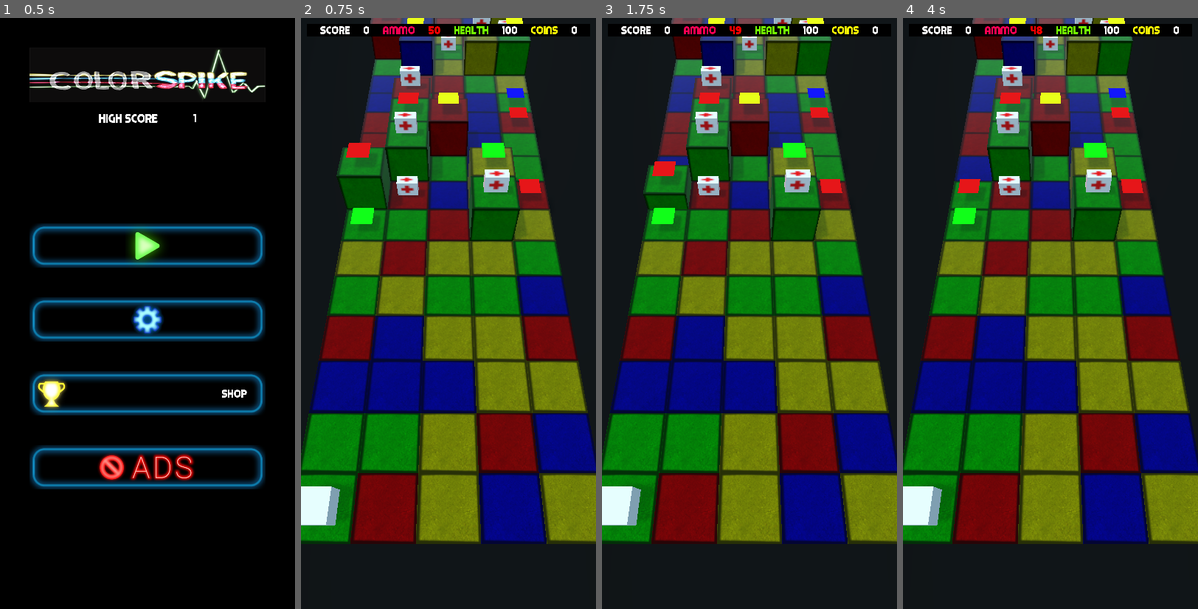
Above: before the commit, frames 1-4 (left to right).
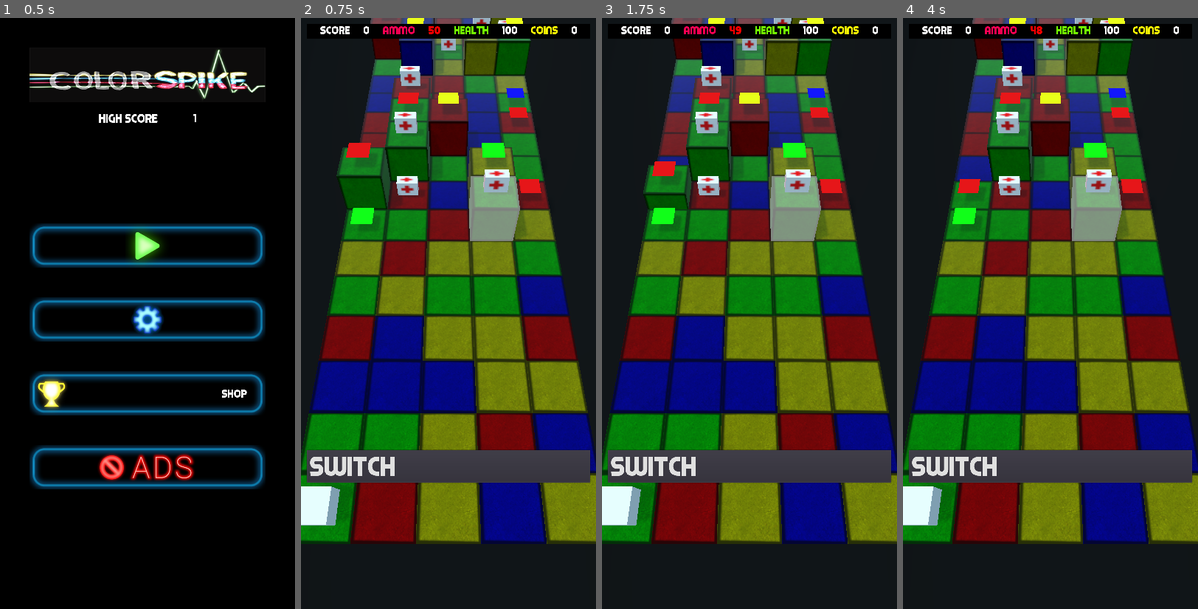
Above: after the commit, the same moments.

Repository: stevets/CSpike
Game: Godot game, scene res://Scenes/MainScreen.tscn
Two runs of this game, one before a commit and one after it. Both use one fixed random seed, a clock stepped at 60 frames per second and the inputs below.
Inputs (mouse positions are in pixels of both pictures, inside the frame that each line leads up to):
- Up to frame 1 (0.5 s): no input
- Up to frame 2 (0.75 s): click (448, 248) at 0.5 s
- Up to frame 3 (1.75 s): tap Enter at 1.25 s; move the mouse to (814, 283) at 1.27 s; hold Right (ui_right) from 1.28 s (still down); click (814, 283) at 1.42 s
- Up to frame 4 (4 s): tap Space at 2, 3.5 s; move the mouse to (991, 343) at 2.02 s; release Right (ui_right) at 2.03 s; hold Down (ui_down) 2.03-2.78 s; tap Enter at 2.75 s; move the mouse to (1080, 183) at 2.77 s; hold Right (ui_right) 2.78-3.53 s; move the mouse to (1035, 431) at 3.52 s; hold Up (ui_up) from 3.53 s (still down); click (1035, 431) at 3.67 s

Frame 1 is identical in both runs. In frame 2, 7.2% of the frame differs, in the area x 1-99%, y 3-79%; in frame 3, 7.2%; in frame 4, 7.2%.

Commit message:
medkit and ammo spirit problem

Diff:
--- a/Scenes/Globalnode.gd
+++ b/Scenes/Globalnode.gd
@@ -21,7 +21,6 @@
 						"coins": globals.coins,
 						"musicvolume": globals.music_volume,
 						"effectsvolume": globals.effects_volume,
-						"ammo": globals.ammo,
 						"health": globals.health}
 
 func _ready():
--- a/Scenes/main.tscn
+++ b/Scenes/main.tscn
@@ -70,6 +70,13 @@
 size = 40
 font_data = ExtResource( 20 )
 
+[sub_resource type="DynamicFontData" id=15]
+font_path = "res://Assets/Fonts/Piximisa.ttf"
+
+[sub_resource type="DynamicFont" id=16]
+size = 100
+font_data = SubResource( 15 )
+
 [node name="Main" type="Node"]
 script = ExtResource( 7 )
 
@@ -144,8 +151,8 @@
 script = ExtResource( 21 )
 
 [node name="ScoreBox" type="MarginContainer" parent="HUD"]
-visible = false
 anchor_right = 1.0
+anchor_bottom = 1.0
 custom_constants/margin_right = 20
 custom_constants/margin_top = 20
 custom_constants/margin_left = 20
@@ -154,29 +161,40 @@
 "_edit_use_anchors_": false
 }
 
-[node name="ColorRect" type="ColorRect" parent="HUD/ScoreBox"]
+[node name="Container" type="VBoxContainer" parent="HUD/ScoreBox"]
 margin_left = 20.0
 margin_top = 20.0
 margin_right = 980.0
-margin_bottom = 62.0
+margin_bottom = 1980.0
+rect_min_size = Vector2( 960, 50 )
+
+[node name="ColorRect" type="ColorRect" parent="HUD/ScoreBox/Container"]
+margin_right = 960.0
+margin_bottom = 50.0
+rect_min_size = Vector2( 960, 50 )
 color = Color( 0, 0, 0, 1 )
 
-[node name="HBoxContainer" type="HBoxContainer" parent="HUD/ScoreBox"]
+[node name="VBoxContainer" type="VBoxContainer" parent="HUD/ScoreBox"]
 margin_left = 20.0
 margin_top = 20.0
 margin_right = 980.0
-margin_bottom = 62.0
+margin_bottom = 1980.0
+custom_constants/separation = 1400
+
+[node name="HBoxContainer" type="HBoxContainer" parent="HUD/ScoreBox/VBoxContainer"]
+margin_right = 960.0
+margin_bottom = 42.0
 custom_constants/separation = 45
 alignment = 1
 
-[node name="Score" type="Label" parent="HUD/ScoreBox/HBoxContainer"]
+[node name="Score" type="Label" parent="HUD/ScoreBox/VBoxContainer/HBoxContainer"]
 margin_left = 38.0
 margin_right = 139.0
 margin_bottom = 42.0
 custom_fonts/font = SubResource( 5 )
 text = "Score"
 
-[node name="score" type="Label" parent="HUD/ScoreBox/HBoxContainer"]
+[node name="score" type="Label" parent="HUD/ScoreBox/VBoxContainer/HBoxContainer"]
 margin_left = 184.0
 margin_right = 237.0
 margin_bottom = 42.0
@@ -184,7 +202,7 @@
 custom_fonts/font = SubResource( 8 )
 text = "100"
 
-[node name="Ammo" type="Label" parent="HUD/ScoreBox/HBoxContainer"]
+[node name="Ammo" type="Label" parent="HUD/ScoreBox/VBoxContainer/HBoxContainer"]
 margin_left = 282.0
 margin_right = 392.0
 margin_bottom = 42.0
@@ -193,7 +211,7 @@
 text = "Ammo"
 align = 2
 
-[node name="ammo" type="Label" parent="HUD/ScoreBox/HBoxContainer"]
+[node name="ammo" type="Label" parent="HUD/ScoreBox/VBoxContainer/HBoxContainer"]
 margin_left = 437.0
 margin_right = 458.0
 margin_bottom = 42.0
@@ -202,7 +220,7 @@
 text = "0"
 align = 2
 
-[node name="Health" type="Label" parent="HUD/ScoreBox/HBoxContainer"]
+[node name="Health" type="Label" parent="HUD/ScoreBox/VBoxContainer/HBoxContainer"]
 margin_left = 503.0
 margin_right = 621.0
 margin_bottom = 42.0
@@ -210,14 +228,14 @@
 custom_colors/font_color = Color( 0.454902, 1, 0.00392157, 1 )
 text = "Health"
 
-[node name="health" type="Label" parent="HUD/ScoreBox/HBoxContainer"]
+[node name="health" type="Label" parent="HUD/ScoreBox/VBoxContainer/HBoxContainer"]
 margin_left = 666.0
 margin_right = 719.0
 margin_bottom = 42.0
 custom_fonts/font = SubResource( 12 )
 text = "100"
 
-[node name="Coins" type="Label" parent="HUD/ScoreBox/HBoxContainer"]
+[node name="Coins" type="Label" parent="HUD/ScoreBox/VBoxContainer/HBoxContainer"]
 margin_left = 764.0
 margin_right = 856.0
 margin_bottom = 42.0
@@ -225,12 +243,23 @@
 custom_colors/font_color = Color( 1, 0.984314, 0.0117647, 1 )
 text = "Coins"
 
-[node name="coins" type="Label" parent="HUD/ScoreBox/HBoxContainer"]
+[node name="coins" type="Label" parent="HUD/ScoreBox/VBoxContainer/HBoxContainer"]
 margin_left = 901.0
 margin_right = 922.0
 margin_bottom = 42.0
 custom_fonts/font = SubResource( 14 )
 text = "0"
+
+[node name="Button" type="Button" parent="HUD/ScoreBox/VBoxContainer"]
+margin_top = 1442.0
+margin_right = 960.0
+margin_bottom = 1552.0
+custom_fonts/font = SubResource( 16 )
+text = "SWITCH"
+align = 0
+__meta__ = {
+"_edit_use_anchors_": false
+}
 
 [node name="newcube" parent="." instance=ExtResource( 13 )]
 transform = Transform( 1, 0, 0, 0, 1, 0, 0, 0, 1, 10, 0, 0 )
--- a/Scenes/newcube.gd
+++ b/Scenes/newcube.gd
@@ -1,6 +1,6 @@
 extends Spatial
 
-
+var spirit = false
 
 func _on_Player_destroy(objID):
 	print(objID.get_parent().name)
--- a/Scripts/HUD.gd
+++ b/Scripts/HUD.gd
@@ -12,13 +12,13 @@
 	$ScoreBox.show()
 
 func update_score():
-	$ScoreBox/HBoxContainer/score.text = str(globals.game_data["finalscore"])
+	$ScoreBox/VBoxContainer/HBoxContainer/score.text = str(globals.game_data["finalscore"])
 
 func update_ammo():
-	$ScoreBox/HBoxContainer/ammo.text = str(globals.game_data["ammo"])
+	$ScoreBox/VBoxContainer/HBoxContainer/ammo.text = str(globals.ammo)
 
 func update_health():
-	$ScoreBox/HBoxContainer/health.text = str(globals.game_data["health"])
+	$ScoreBox/VBoxContainer/HBoxContainer/health.text = str(globals.game_data["health"])
 
 func update_coins():
-	$ScoreBox/HBoxContainer/coins.text = str(globals.game_data["coins"])
+	$ScoreBox/VBoxContainer/HBoxContainer/coins.text = str(globals.game_data["coins"])
--- a/Scripts/Main.gd
+++ b/Scripts/Main.gd
@@ -39,6 +39,7 @@
 var game_started = true
 var game_began = false
 var raise = 0
+var spirit = true
 
 #var score = 0
 
@@ -105,6 +106,11 @@
 					#s.get_child(0).get_child(2).set_surface_material(0, unique_mat1)
 #					s.get_child(0).get_child(1).get_surface_material(0).albedo_color = colorarray[my_random_numberp]
 					add_child(s)
+					if raise == 1 and spirit == true:
+						s.get_child(0).get_surface_material(0).emission_enabled = true
+						s.get_child(0).get_surface_material(0).emission = Color(.5, .5, .5, .5)
+						spirit = false
+						s.spirit = true
 					s.global_translate(Vector3((j * space), raise  ,-i * space))
 				else:
 					add_child(s)
--- a/Scripts/Player.gd
+++ b/Scripts/Player.gd
@@ -9,6 +9,7 @@
 var space_state
 var result
 var colorcube
+var spiritdetected = false
 onready var globals = $"/root/Globalnode"
 onready var didstart = get_tree().get_root().get_node("Main")
 
@@ -48,8 +49,8 @@
 
 	while fired_weapon:
 		print("process running")
-		globals.game_data["ammo"] -= 1
-		if globals.game_data["ammo"] <= 0:
+		globals.ammo -= 1
+		if globals.ammo <= 0:
 			_on_GameTick_timeout()
 
 		space_state = get_world().direct_space_state
@@ -65,32 +66,39 @@
 		if result and colorcube:
 			var color2 = result.collider.get_parent().get_surface_material(0).albedo_color
 			var colorblock =  colorcube.collider.get_parent().get_surface_material(0).albedo_color
-			print("color2 ",color2)
-			print("colorblock ", colorblock)
-			print(result.position.z)
-			print(result.collider.get_parent().get_parent().name)
-			if color2 == colorblock:
-				print("destroy")
-				print(result.collider)
+			var colorglow = result.collider.get_parent().get_parent()
+			var tokenboxes = result.collider.get_parent().get_parent().get_parent().name
+			print("tokenboxes: ", tokenboxes)
+			if colorglow.get_child(0).name == "basecube":
+				spiritdetected = result.collider.get_parent().get_parent()
+			if !spiritdetected.spirit or tokenboxes == "token":
+				print("color2 ",color2)
+				print("colorblock ", colorblock)
+				print(result.position.z)
+				print(result.collider.get_parent().get_parent().name)
+				print(color2)
+				if color2 == colorblock:
+					print("destroy")
+					print(result.collider)
 
-				var objID = result.collider
-				emit_signal("destroy", objID)
-				#var ply = get_tree().get_root().get_node("Main/player1")
-				globals.hitsound.volume_db = globals.game_data["effectsvolume"]
-				globals.hitsound.play()
+					var objID = result.collider
+					emit_signal("destroy", objID)
+					#var ply = get_tree().get_root().get_node("Main/player1")
+					globals.hitsound.volume_db = globals.game_data["effectsvolume"]
+					globals.hitsound.play()
 
-#			elif abs(ply.get_global_transform().origin.z-result.position.z) > 2:
-#				emit_signal("playermove")
-			elif result.collider.get_parent().get_parent().name == "AmmoBox":
-				globals.game_data["ammo"] += 25
-				var objID = result.collider
-				objID.get_parent().queue_free()
-				emit_signal("destroy", objID)
-			elif result.collider.get_parent().get_parent().name == "MedicBox":
-				globals.game_data["health"] += 25
-				var objID = result.collider
-				objID.get_parent().queue_free()
-				emit_signal("destroy", objID)
+	#			elif abs(ply.get_global_transform().origin.z-result.position.z) > 2:
+	#				emit_signal("playermove")
+				elif result.collider.get_parent().get_parent().name == "AmmoBox":
+					globals.ammo += 25
+					var objID = result.collider
+					objID.get_parent().queue_free()
+					emit_signal("destroy", objID)
+				elif result.collider.get_parent().get_parent().name == "MedicBox":
+					globals.game_data["health"] += 25
+					var objID = result.collider
+					objID.get_parent().queue_free()
+					emit_signal("destroy", objID)
 
 		fired_weapon = false
 
@@ -133,7 +141,7 @@
 		if globals.game_data["finalscore"] > globals.game_data["highscore"]:
 			globals.game_data["highscore"] = globals.game_data["finalscore"]
 		var _highscore =	get_tree().change_scene("res://Scenes/HighScoreScreen.tscn")
-	if globals.game_data["ammo"] == 0 or globals.game_data["health"] == 0:
+	if globals.ammo == 0 or globals.game_data["health"] == 0:
 		if globals.game_data["finalscore"] > globals.game_data["highscore"]:
 			globals.game_data["highscore"] = globals.game_data["finalscore"]
 		var _highscore =	get_tree().change_scene("res://Scenes/HighScoreScreen.tscn")
Not shown: 2 places in Scenes/main.tscn that only renumber resources
